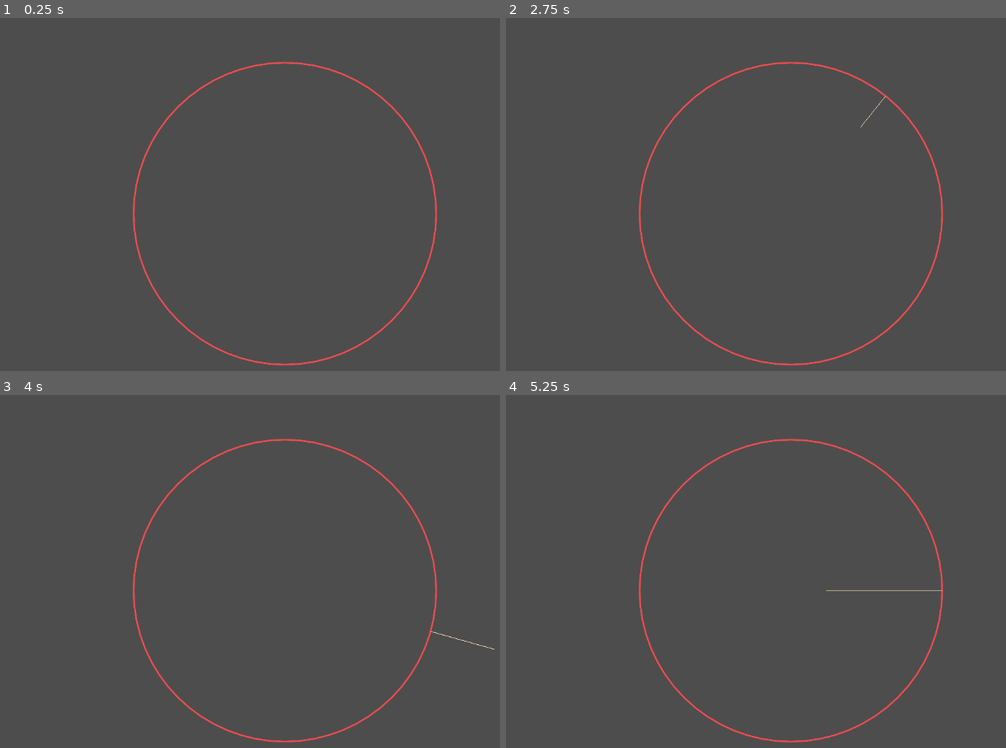
Above: before the commit, frames 1-4 (two rows, left to right).
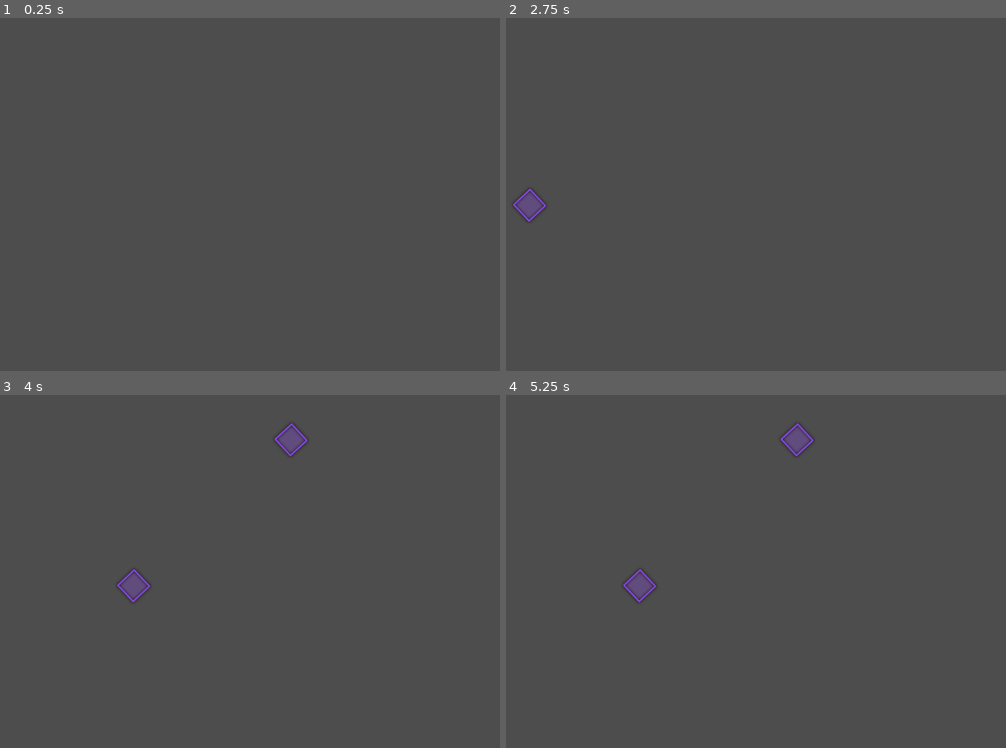
Above: after the commit, the same moments.

Repository: LovelyDream-Dev/Note-Spawning-System
Game: Godot game, scene res://NoteSpawnerComponent/Scenes/NoteSpawner/note_spawner.tscn
The game is run twice, just before and just after one commit, with the same random seed, the same clock (stepped at 60 frames per second) and the same inputs. Before the commit the project starts from res://NoteSpawnerComponent/Scenes/note_spawner.tscn. The engine's default icon, where the game draws it, is replaced by a stand-in: a white triangle on a blue panel in a dark square. Sound files missing from this copy of the repository are replaced by a short silence.
Inputs (mouse positions are in pixels of both pictures, inside the frame that each line leads up to):
- Up to frame 1 (0.25 s): no input
- Up to frame 2 (2.75 s): tap Enter (ui_accept) at 0.5, 0.77, 1.25, 1.52, 2 s; move the mouse to (946, 194) at 0.52 s; move the mouse to (651, 233) at 1.27 s; move the mouse to (861, 127) at 2.02 s
- Up to frame 3 (4 s): move the mouse to (250, 670) at 2.77 s; tap Enter (ui_accept) at 3.02, 3.77 s; move the mouse to (495, 649) at 3.52 s
- Up to frame 4 (5.25 s): tap Enter (ui_accept) at 4.25, 4.52, 5 s; move the mouse to (581, 532) at 4.27 s; move the mouse to (826, 589) at 5.02 s

The runs differ from the first frame. In frame 1, 1.2% of the frame differs, in the area x 26-88%, y 12-99%; in frame 2, 1.5%; in frame 3, 1.7%; in frame 4, 1.8%, in the area x 23-88%, y 7-99%.

Commit message:
Renamed the HitObject class to HitObjectParser and added a HitObject class for actual hit objects. Imported a hit note sprite and a slider body sprite. Also added color modulation for left and right side notes.

Diff:
--- /dev/null
+++ b/NoteSpawnerComponent/Scenes/HitObject/hit_object.gd
@@ -0,0 +1,19 @@
+extends Node2D
+class_name HitObject
+
+var hitNoteTexture:Texture = null
+var sliderBodyTexture:Texture = null
+
+var start:float
+var end:bool
+var side:int
+
+var center:Vector2
+
+func _enter_tree() -> void:
+	var hitNote = Sprite2D.new()
+	hitNote.texture = hitNoteTexture
+	self.add_child(hitNote)
+	if side == -1: self.modulate = Color("924CF4")
+	elif side == 1: self.modulate = Color("F44C4F")
+	self.look_at(center)
--- /dev/null
+++ b/NoteSpawnerComponent/Scenes/HitObject/hit_object.tscn
@@ -0,0 +1,6 @@
+[gd_scene load_steps=2 format=3 uid="uid://bjfh3wcdfekd3"]
+
+[ext_resource type="Script" uid="uid://b0t4q7tv4wsgj" path="res://NoteSpawnerComponent/Scenes/HitObject/hit_object.gd" id="1_sntnk"]
+
+[node name="HitObject" type="Node2D"]
+script = ExtResource("1_sntnk")
--- a/NoteSpawnerComponent/Scenes/editor_features.gd
+++ b/NoteSpawnerComponent/Scenes/NoteSpawner/editor_features.gd
@@ -75,7 +75,6 @@
 	if value >= 4:
 		value = 0.0
 	currentMouseBeatOnCircle = value
-	print(currentMouseBeatOnCircle)
 
 func get_circle_position_from_beat(center:Vector2, beat:float):
 	var angle = ((beat * TAU / 4) / notePlacementDirection) + notePlacementSide
--- a/NoteSpawnerComponent/Scenes/note_spawner.gd
+++ b/NoteSpawnerComponent/Scenes/NoteSpawner/note_spawner.gd
@@ -30,7 +30,15 @@
 var bpm:float = 163.0
 var secondsPerBeat:float
 var mainSongPosition:float
-var testHitTimes:Array = [{"start":1.0, "end":1.0, "side":1.0, "direction":1.0}]
+
+var testHitTimes:Array = [
+	{"start":1.48, "end":1.0, "side":-1.0},
+	{"start":1.85, "end":1.0, "side":-1.0},
+	{"start":2.22, "end":1.0, "side":-1.0},
+	{"start":2.59, "end":1.0, "side":-1.0},
+	{"start":2.96, "end":1.0, "side":-1.0}
+	]
+
 var currentlySpawnedNotes:Array = []
 # The amount of time in seconds a note spawns before its hit time
 var spawnWindowInSeconds:float = 1.0
@@ -54,27 +62,32 @@
 		var start:float = parse_hit_times(dict).start
 		var end:float = parse_hit_times(dict).end
 		var side:int = parse_hit_times(dict).side
-		var direction:int = parse_hit_times(dict).direction
 		if abs(mainSongPosition - start) < spawnWindowInSeconds and start not in currentlySpawnedNotes:
 			var beatPosition = start/secondsPerBeat
 			var angle = fmod(beatPosition, beatsPerRotation) * (TAU/beatsPerRotation)
 			var spawnPosition = get_position_along_radius(Vector2(0,0), spawnSide * radiusInPixels * 2, spawnDirection * angle)
 			var hitPosition = get_position_along_radius(Vector2(0,0), spawnSide * radiusInPixels, spawnDirection * angle)
-			var testNoteSprite:Sprite2D = Sprite2D.new()
-			testNoteSprite.texture = load("res://icon.svg")
-			testNoteSprite.position = spawnPosition
+
+			var hitObject:HitObject = HitObject.new()
+			hitObject.hitNoteTexture = load("res://Default Images/Hit-Note.png")
+			hitObject.position = spawnPosition
+			hitObject.center = self.position
+			hitObject.start = start
+			hitObject.end = hitObject.end
+			hitObject.side = side
+
+
 			var tw = create_tween().set_ease(Tween.EASE_OUT_IN).set_trans(Tween.TRANS_LINEAR).parallel()
-			tw.tween_property(testNoteSprite, "position", hitPosition, start-mainSongPosition)
-			self.add_child(testNoteSprite)
+			tw.tween_property(hitObject, "position", hitPosition, start-mainSongPosition)
+			self.add_child(hitObject)
 			currentlySpawnedNotes.append(start)
 
 func parse_hit_times(dict:Dictionary):
-	var hitObject = HitObject.new()
-	hitObject.start = dict["start"]
-	hitObject.end = dict["end"]
-	hitObject.side = dict["side"]
-	hitObject.direction = dict["direction"]
-	return hitObject
+	var ParsedHitObject = HitObjectParser.new()
+	ParsedHitObject.start = dict["start"]
+	ParsedHitObject.end = dict["end"]
+	ParsedHitObject.side = dict["side"]
+	return ParsedHitObject
 
 func get_position_along_radius(circleCenter:Vector2, circleRadius:float, angle:float):
 	return circleCenter + Vector2(cos(angle), sin(angle)) * circleRadius
--- /dev/null
+++ b/NoteSpawnerComponent/Scenes/NoteSpawner/note_spawner.tscn
@@ -0,0 +1,19 @@
+[gd_scene load_steps=4 format=3 uid="uid://ccnlo71607y2a"]
+
+[ext_resource type="Script" uid="uid://cee1deioocrkl" path="res://NoteSpawnerComponent/Scenes/NoteSpawner/note_spawner.gd" id="1_tiwoa"]
+[ext_resource type="Script" uid="uid://boyx3pbnq85x3" path="res://NoteSpawnerComponent/Scenes/NoteSpawner/editor_features.gd" id="2_2esj1"]
+[ext_resource type="AudioStream" uid="uid://drg3jp1lyduvx" path="res://NoteSpawnerComponent/Test Assets/Rhythm TAU OST Finished Mix 1.mp3" id="3_gfp56"]
+
+[node name="NoteSpawner" type="Node2D"]
+script = ExtResource("1_tiwoa")
+debugLine = true
+lmbActionName = &"LMB"
+
+[node name="EditorFeatures" type="Node2D" parent="."]
+script = ExtResource("2_2esj1")
+
+[node name="Camera2D" type="Camera2D" parent="."]
+zoom = Vector2(0.5, 0.5)
+
+[node name="TestSong" type="AudioStreamPlayer" parent="."]
+stream = ExtResource("3_gfp56")
--- a/NoteSpawnerComponent/Scenes/note_spawner.tscn
+++ /dev/null
@@ -1,20 +0,0 @@
-[gd_scene load_steps=4 format=3 uid="uid://ccnlo71607y2a"]
-
-[ext_resource type="Script" uid="uid://cee1deioocrkl" path="res://NoteSpawnerComponent/Scenes/note_spawner.gd" id="1_65q1h"]
-[ext_resource type="Script" uid="uid://boyx3pbnq85x3" path="res://NoteSpawnerComponent/Scenes/editor_features.gd" id="2_82w66"]
-[ext_resource type="AudioStream" uid="uid://drg3jp1lyduvx" path="res://NoteSpawnerComponent/Test Assets/Rhythm TAU OST Finished Mix 1.mp3" id="2_r8tqs"]
-
-[node name="NoteSpawner" type="Node2D"]
-script = ExtResource("1_65q1h")
-inEditor = true
-debugLine = true
-lmbActionName = &"LMB"
-
-[node name="EditorFeatures" type="Node2D" parent="."]
-script = ExtResource("2_82w66")
-
-[node name="Camera2D" type="Camera2D" parent="."]
-zoom = Vector2(0.5, 0.5)
-
-[node name="TestSong" type="AudioStreamPlayer" parent="."]
-stream = ExtResource("2_r8tqs")
--- a/NoteSpawnerComponent/Scripts/hit_object_class.gd
+++ /dev/null
@@ -1,10 +0,0 @@
-extends Node2D
-class_name HitObject
-
-## The time that this note is meant to be hit. If it is greater than [member hitEnd], the note will become a slider. [br] Nothing happens if it is the same as or less than [member hitEnd].
-var start:float
-var end:float
-## The side that this note is meant to be hit by. [br][br][code]-1[/code]: Left side. br][br][code]1[/code]: Right side.
-var side:int
-## The direction in which this note will spawn in. [br][br][code]-1[/code]: Spawns counter-clockwise. br][br][code]1[/code]: Spawns clockwise.
-var direction
--- /dev/null
+++ b/NoteSpawnerComponent/Scripts/hit_object_parser.gd
@@ -0,0 +1,10 @@
+extends Node
+class_name HitObjectParser
+
+
+## The time that the hit object is meant to be hit. If it is less than [member hitEnd], the hit object will become a slider. The hit object is a hit note if it is the same as or greater than [member hitEnd].
+var start:float
+## The time that the hit object is meant to be released. If it is greater than [member start], the hit object is a slider. The hit object is a hit note if it is less than or equal to [member start].
+var end:float
+## The side that this note is meant to be hit by. [br][br][code]-1[/code]: Left side. br][br][code]1[/code]: Right side.
+var side:int
Binary file added: Default Images/Hit-Note.png
Not shown, added: Default Images/Hit-Note.png.import
Binary file added: Default Images/Slider-Arrow.png
Not shown, added: Default Images/Slider-Arrow.png.import
Not shown, added: NoteSpawnerComponent/Scenes/HitObject/hit_object.gd.uid
Renamed: NoteSpawnerComponent/Scenes/editor_features.gd.uid -> NoteSpawnerComponent/Scenes/NoteSpawner/editor_features.gd.uid
Renamed: NoteSpawnerComponent/Scenes/note_spawner.gd.uid -> NoteSpawnerComponent/Scenes/NoteSpawner/note_spawner.gd.uid
Renamed: NoteSpawnerComponent/Scripts/hit_object_class.gd.uid -> NoteSpawnerComponent/Scripts/hit_object_parser.gd.uid
